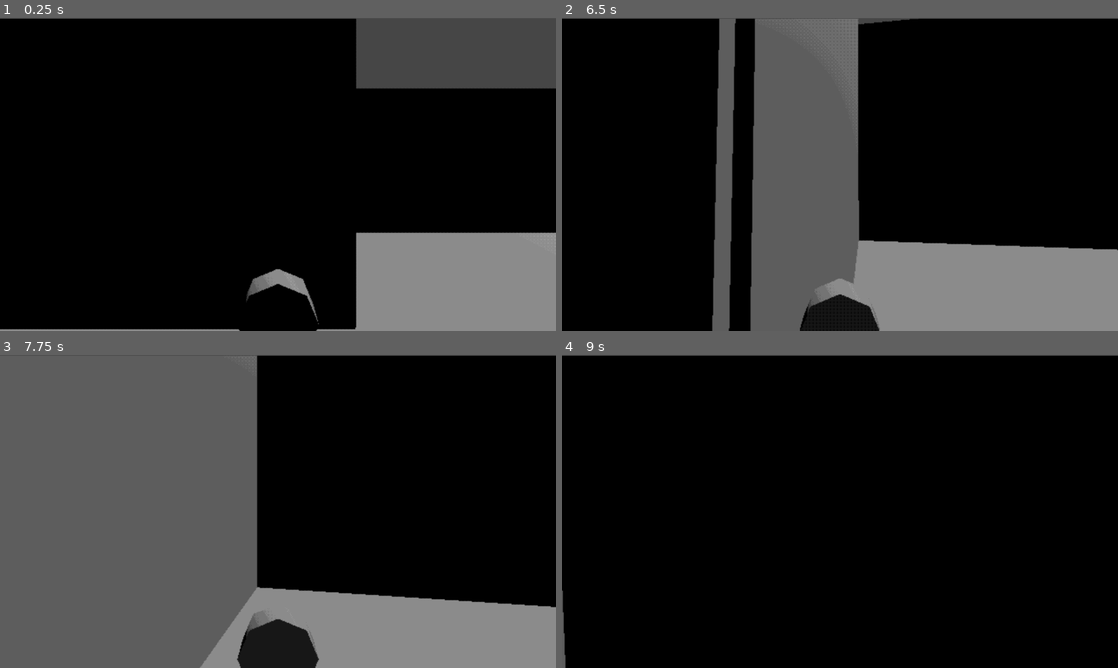
Above: before the commit, frames 1-4 (two rows, left to right).
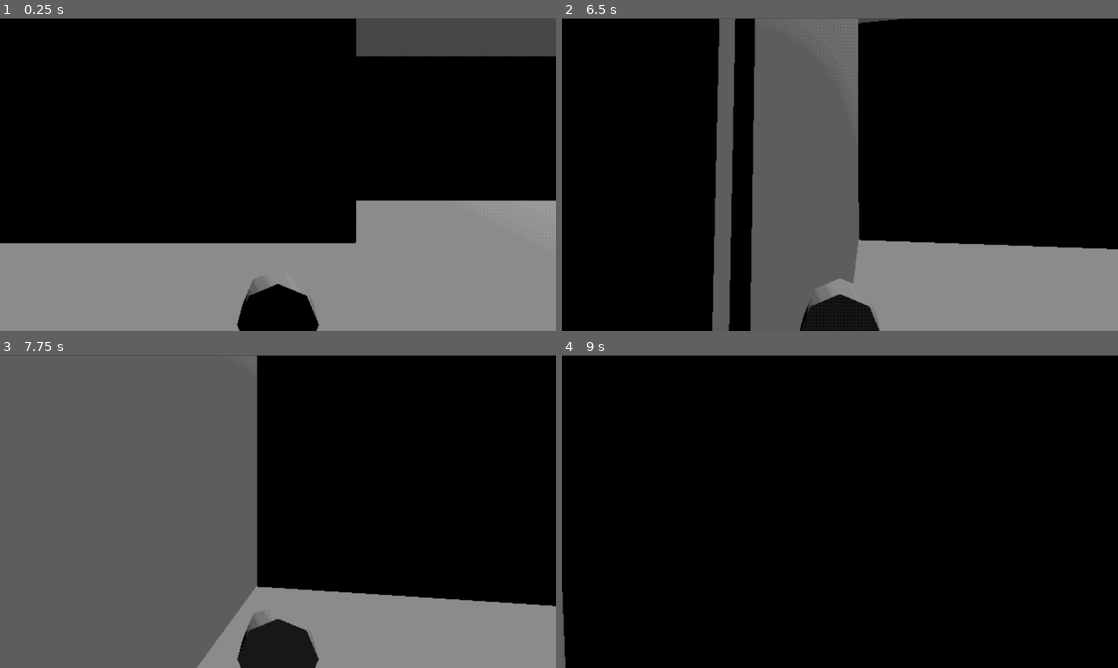
Above: after the commit, the same moments.

Repository: electrp/ggj25
Game: Godot game, scene res://levels/lvl_Room1.tscn
Two runs of this game, one before a commit and one after it. Both use one fixed random seed, a clock stepped at 60 frames per second and the inputs below. This scene is started directly instead of the project's main scene.
Inputs (mouse positions are in pixels of both pictures, inside the frame that each line leads up to):
- Up to frame 1 (0.25 s): no input
- Up to frame 2 (6.5 s): move the mouse to (867, 174) at 0.52 s; press the mouse at (867, 174) at 0.53 s; hold Up (ui_up) 0.53-5.78 s; tap Space (ui_accept) at 0.77, 1.52, 3.02, 3.5, 3.77, 4.25, 4.52, 5, 5.75, 6.02 s; move the mouse to (812, 174) at 1.27 s; release the mouse at (812, 174) at 1.28 s; click (812, 174) at 1.35 s; move the mouse to (851, 168) at 2.02 s; press the mouse at (851, 168) at 2.03 s; tap Enter at 2.75 s; move the mouse to (834, 180) at 2.77 s; release the mouse at (834, 180) at 2.78 s; click (834, 180) at 2.85 s; move the mouse to (878, 177) at 3.52 s; press the mouse at (878, 177) at 3.53 s; move the mouse to (795, 171) at 4.27 s; release the mouse at (795, 171) at 4.28 s; click (795, 171) at 4.35 s; move the mouse to (845, 174) at 5.02 s; press the mouse at (845, 174) at 5.03 s; move the mouse to (817, 168) at 5.77 s; release the mouse at (817, 168) at 5.78 s; hold Right (ui_right) from 5.78 s (still down); click (817, 168) at 5.85 s
- Up to frame 3 (7.75 s): move the mouse to (305, 511) at 6.52 s; release Right (ui_right) at 6.53 s; press the mouse at (305, 511) at 6.53 s; hold Up (ui_up) from 6.53 s (still down); tap Space (ui_accept) at 6.77, 7.52 s; move the mouse to (250, 511) at 7.27 s; release the mouse at (250, 511) at 7.28 s; click (250, 511) at 7.35 s
- Up to frame 4 (9 s): move the mouse to (851, 505) at 8.02 s; press the mouse at (851, 505) at 8.03 s; move the mouse to (834, 517) at 8.77 s; release Up (ui_up) at 8.78 s; release the mouse at (834, 517) at 8.78 s; hold Left (ui_left) from 8.78 s (still down); click (834, 517) at 8.85 s

The runs differ from the first frame. In frame 1, 23% of the frame differs, in the area x 0-100%, y 12-100%; in frame 2, 0.2%; in frame 3, 0.4%; in frame 4, less than 0.1%.

Commit message:
Setup new stuff

Diff:
--- a/ggj25/levels/lvl_Room1.tscn
+++ b/ggj25/levels/lvl_Room1.tscn
@@ -1,9 +1,13 @@
-[gd_scene load_steps=7 format=3 uid="uid://b7kkhjp281kc6"]
+[gd_scene load_steps=12 format=3 uid="uid://b7kkhjp281kc6"]
 
 [ext_resource type="PackedScene" uid="uid://b5logkqgxqaun" path="res://prefabs/pf_Player.tscn" id="1_2lqyt"]
 [ext_resource type="Shader" path="res://assets/shaders/psx.gdshader" id="1_txtqo"]
 [ext_resource type="PackedScene" uid="uid://j4sd65yaxc0i" path="res://prefabs/pf_BubbleSpawner.tscn" id="2_j1ux3"]
+[ext_resource type="PackedScene" uid="uid://divgqk0d2lwlt" path="res://prefabs/pf_Fan.tscn" id="3_43o8t"]
+[ext_resource type="PackedScene" uid="uid://cvtqjhvbijcac" path="res://prefabs/pf_Vent.tscn" id="3_xm7k1"]
+[ext_resource type="PackedScene" uid="uid://blp4ky1vg6all" path="res://assets/models/grate.fbx" id="5_d6it0"]
 [ext_resource type="PackedScene" path="res://prefabs/pf_PauseMenu.tscn" id="5_upi7x"]
+[ext_resource type="PackedScene" uid="uid://dmjmirg3qxamh" path="res://prefabs/pf_Door.tscn" id="6_6pof4"]
 
 [sub_resource type="ShaderMaterial" id="ShaderMaterial_1nht1"]
 shader = ExtResource("1_txtqo")
@@ -14,7 +18,27 @@
 
 [sub_resource type="BoxMesh" id="BoxMesh_kqw4f"]
 
+[sub_resource type="GDScript" id="GDScript_a0aq6"]
+script/source = "extends \"res://scripts/scr_Door.gd\"
+
+
+# Called when the node enters the scene tree for the first time.
+func _ready() -> void:
+	pass # Replace with function body.
+
+
+# Called every frame. 'delta' is the elapsed time since the previous frame.
+func _process(delta: float) -> void:
+	pass
+
+
+func _on_node_3d_bubble_entered() -> void:
+	self.open = true
+	pass # Replace with function body.
+"
+
 [node name="Node3D2" type="Node3D"]
+transform = Transform3D(1, 0, 0, 0, 1, 0, 0, 0, 1, 0.0299072, 0.0289321, -0.00490856)
 
 [node name="SubViewportContainer" type="SubViewportContainer" parent="."]
 material = SubResource("ShaderMaterial_1nht1")
@@ -34,7 +58,7 @@
 render_target_update_mode = 4
 
 [node name="Floor" type="CSGBox3D" parent="SubViewportContainer/SubViewport" groups=["poppable"]]
-transform = Transform3D(100, 0, 0, 0, 1, 0, 0, 0, 100, 0, 0.361331, 0)
+transform = Transform3D(100.099, 0, 0, 0, 1.00099, 0, 0, 0, 100.099, 0.00888634, 0.306467, 0.00823784)
 use_collision = true
 
 [node name="MeshInstance3D" type="MeshInstance3D" parent="SubViewportContainer/SubViewport/Floor"]
@@ -64,13 +88,13 @@
 size = Vector3(0.861328, 1, 1)
 
 [node name="Player" parent="SubViewportContainer/SubViewport" instance=ExtResource("1_2lqyt")]
-transform = Transform3D(1, 0, 0, 0, 1, 0, 0, 0, 1, 3.09027, 4.21921, 0.0133736)
+transform = Transform3D(1, 0, 0, 0, 1, 0, 0, 0, 1, 3.09027, 1.82582, 0.0133736)
 
 [node name="BubbleSpawner" parent="SubViewportContainer/SubViewport" instance=ExtResource("2_j1ux3")]
 transform = Transform3D(-4.37114e-08, -0.130368, -4.37114e-08, 0, -5.69858e-09, 1, -1, 5.69858e-09, 1.91069e-15, 14.4437, 2.25992, 0.852121)
 
 [node name="WallLeft3" type="CSGBox3D" parent="SubViewportContainer/SubViewport" groups=["poppable"]]
-transform = Transform3D(-4.37114e-07, 0, 0.266045, 0, 9.49386, 0, -10, 0, -1.16292e-08, 14.5256, 5.60869, -0.0827174)
+transform = Transform3D(-4.37114e-07, 0, 0.266045, 0, 9.49386, 0, -10, 0, -1.16292e-08, 14.5768, 5.57578, -0.127202)
 use_collision = true
 
 [node name="WallLeft4" type="CSGBox3D" parent="SubViewportContainer/SubViewport" groups=["poppable"]]
@@ -83,4 +107,82 @@
 use_collision = true
 size = Vector3(1.9458, 1, 1)
 
+[node name="WallLeft6" type="CSGBox3D" parent="SubViewportContainer/SubViewport" groups=["poppable"]]
+transform = Transform3D(10, 0, 4.44089e-15, 0, 9.49386, 0, -8.52651e-14, 0, 0.266045, 19.354, 0.753327, 5.0039)
+use_collision = true
+size = Vector3(1, 0.194824, 1)
+
+[node name="grate" parent="SubViewportContainer/SubViewport" instance=ExtResource("5_d6it0")]
+transform = Transform3D(-44.91, 0, 0, 0, 7.835, -1.17933e-07, 0, 6.84957e-07, 1.349, 19.6418, 2.24568, 5.00819)
+
+[node name="Node3D" parent="SubViewportContainer/SubViewport/grate" instance=ExtResource("3_xm7k1")]
+transform = Transform3D(0.155, 0, 0, 0, 0.155, 0, 0, 0, 0.155, 0, 0, 0.014632)
+
+[node name="WallLeft7" type="CSGBox3D" parent="SubViewportContainer/SubViewport" groups=["poppable"]]
+transform = Transform3D(10, 0, 4.44089e-15, 0, 9.49386, 0, -8.52651e-14, 0, 0.266045, 19.368, 4.26172, 4.99417)
+use_collision = true
+size = Vector3(1, 0.304382, 1)
+
+[node name="WallLeft8" type="CSGBox3D" parent="SubViewportContainer/SubViewport" groups=["poppable"]]
+transform = Transform3D(10, 0, 4.44089e-15, 0, 9.49386, 0, -8.52651e-14, 0, 0.266045, 15.3213, 2.53401, 5.0019)
+use_collision = true
+size = Vector3(0.193359, 0.249512, 1)
+
+[node name="WallLeft9" type="CSGBox3D" parent="SubViewportContainer/SubViewport" groups=["poppable"]]
+transform = Transform3D(10, 0, 4.44089e-15, 0, 9.49386, 0, -8.52651e-14, 0, 0.266045, 23.6143, 2.54968, 4.99595)
+use_collision = true
+size = Vector3(0.140503, 0.249512, 1)
+
+[node name="WallRight2" type="CSGBox3D" parent="SubViewportContainer/SubViewport" groups=["poppable"]]
+transform = Transform3D(-27.8161, 0, -2.32584e-08, 0, 9.49386, 0, 2.43176e-06, 0, -0.266045, 13.3907, 5.66307, 5.0806)
+use_collision = true
+size = Vector3(0.072937, 1, 1)
+
+[node name="WallRight3" type="CSGBox3D" parent="SubViewportContainer/SubViewport" groups=["poppable"]]
+transform = Transform3D(-27.8161, 0, -2.32584e-08, 0, 9.49386, 0, 2.43176e-06, 0, -0.266045, 10.7672, 8.18024, 5.0806)
+use_collision = true
+size = Vector3(0.123383, 0.469727, 1)
+
+[node name="PfDoor" parent="SubViewportContainer/SubViewport" instance=ExtResource("6_6pof4")]
+transform = Transform3D(3.103, 4.02844e-07, 0, -2.71273e-07, 4.608, 0, 0, 0, 0.091, 9.21664, 3.42926, 5.21599)
+script = SubResource("GDScript_a0aq6")
+door_time = 1.0
+door_end = Vector3(0, -90, 0)
+
+[node name="WallRight4" type="CSGBox3D" parent="SubViewportContainer/SubViewport" groups=["poppable"]]
+transform = Transform3D(3.64764e-06, 0, -0.266045, 0, 9.49386, 0, 27.8161, 0, 3.48876e-08, 6.97919, 3.40086, 8.59327)
+use_collision = true
+size = Vector3(0.254517, 0.523438, 1)
+
+[node name="WallRight5" type="CSGBox3D" parent="SubViewportContainer/SubViewport" groups=["poppable"]]
+transform = Transform3D(27.8161, 0, 4.65168e-08, 0, 9.49386, 0, -4.86352e-06, 0, 0.266045, 17.101, 3.40086, 11.994)
+use_collision = true
+size = Vector3(0.694366, 0.523438, 1)
+
+[node name="WallRight6" type="CSGBox3D" parent="SubViewportContainer/SubViewport" groups=["poppable"]]
+transform = Transform3D(27.8161, 0, 4.65168e-08, 0, 9.49386, 0, -4.86352e-06, 0, 0.266045, 38.5825, 3.40086, 11.994)
+use_collision = true
+size = Vector3(0.443375, 0.523438, 1)
+
+[node name="WallRight7" type="CSGBox3D" parent="SubViewportContainer/SubViewport" groups=["poppable"]]
+transform = Transform3D(27.8161, 0, 4.65168e-08, 0, 9.49386, 0, -4.86352e-06, 0, 0.266045, 30.1662, 1.42143, 11.994)
+use_collision = true
+size = Vector3(0.443375, 0.106445, 1)
+
+[node name="WallRight8" type="CSGBox3D" parent="SubViewportContainer/SubViewport" groups=["poppable"]]
+transform = Transform3D(27.8161, 0, 4.65168e-08, 0, 9.49386, 0, -4.86352e-06, 0, 0.266045, 30.1662, 5.39309, 11.994)
+use_collision = true
+size = Vector3(0.443375, 0.12207, 1)
+
+[node name="WallRight9" type="CSGBox3D" parent="SubViewportContainer/SubViewport" groups=["poppable"]]
+transform = Transform3D(27.8161, 0, 4.65168e-08, 0, 9.49386, 0, -4.86352e-06, 0, 0.266045, 34.5657, 3.33828, 5.84344)
+use_collision = true
+size = Vector3(0.732182, 0.536621, 1)
+
+[node name="Fan" parent="SubViewportContainer/SubViewport" instance=ExtResource("3_43o8t")]
+transform = Transform3D(5.59327, 0, 5.44118e-07, 0, -3.61953, 0, 4.88979e-07, 0, -6.22399, 29.5719, 3.04644, 12.1947)
+power = 0.05
+
 [node name="PauseMenu" parent="." instance=ExtResource("5_upi7x")]
+
+[connection signal="bubble_entered" from="SubViewportContainer/SubViewport/grate/Node3D" to="SubViewportContainer/SubViewport/PfDoor" method="_on_node_3d_bubble_entered"]
--- a/ggj25/prefabs/pf_Bubble.tscn
+++ b/ggj25/prefabs/pf_Bubble.tscn
@@ -17,6 +17,7 @@
 	pass
 
 func _on_body_entered(body: Node) -> void:
+	print(\"bubble popped on \", body.name)
 	self.queue_free();
 	pass # Replace with function body.
 "
--- /dev/null
+++ b/ggj25/prefabs/pf_Door.tscn
@@ -0,0 +1,23 @@
+[gd_scene load_steps=4 format=3 uid="uid://dmjmirg3qxamh"]
+
+[ext_resource type="Script" path="res://scripts/scr_Door.gd" id="1_yugjp"]
+
+[sub_resource type="BoxMesh" id="BoxMesh_kts2n"]
+
+[sub_resource type="BoxShape3D" id="BoxShape3D_aawdx"]
+
+[node name="PfDoor" type="Node3D"]
+transform = Transform3D(1, 0, 0, 0, 1, 0, 0, 0, 1, -0.00707412, 0, 0.000481844)
+script = ExtResource("1_yugjp")
+
+[node name="MeshInstance3D" type="MeshInstance3D" parent="."]
+transform = Transform3D(1, 0, 0, 0, 1, 0, 0, 0, 1, 0.5, 0, 0)
+mesh = SubResource("BoxMesh_kts2n")
+
+[node name="RigidBody3D" type="RigidBody3D" parent="." groups=["poppable"]]
+transform = Transform3D(1, 0, 0, 0, 1, 0, 0, 0, 1, 0.5, 0, 0)
+collision_layer = 3
+collision_mask = 3
+
+[node name="CollisionShape3D" type="CollisionShape3D" parent="RigidBody3D"]
+shape = SubResource("BoxShape3D_aawdx")
--- a/ggj25/prefabs/pf_Vent.tscn
+++ b/ggj25/prefabs/pf_Vent.tscn
@@ -1,16 +1,8 @@
-[gd_scene load_steps=6 format=3 uid="uid://cvtqjhvbijcac"]
+[gd_scene load_steps=3 format=3 uid="uid://cvtqjhvbijcac"]
 
 [ext_resource type="Script" path="res://scripts/scr_BubbleDetector.gd" id="1_h8h2f"]
-[ext_resource type="Shader" path="res://assets/shaders/pf_Vent.gdshader" id="2_e4gl5"]
 
 [sub_resource type="BoxShape3D" id="BoxShape3D_iaa0c"]
-
-[sub_resource type="ShaderMaterial" id="ShaderMaterial_vkvne"]
-render_priority = 0
-shader = ExtResource("2_e4gl5")
-
-[sub_resource type="BoxMesh" id="BoxMesh_o1htn"]
-material = SubResource("ShaderMaterial_vkvne")
 
 [node name="PfVent" type="Area3D"]
 collision_mask = 3
@@ -19,8 +11,4 @@
 [node name="CollisionShape3D" type="CollisionShape3D" parent="."]
 shape = SubResource("BoxShape3D_iaa0c")
 
-[node name="MeshInstance3D" type="MeshInstance3D" parent="."]
-layers = 3
-mesh = SubResource("BoxMesh_o1htn")
-
 [connection signal="body_entered" from="." to="." method="_on_body_entered"]
--- a/ggj25/scripts/scr_BubbleDetector.gd
+++ b/ggj25/scripts/scr_BubbleDetector.gd
@@ -15,4 +15,5 @@
 func _on_body_entered(body: Node3D) -> void:
 	if(body.name == "Bubble"):
 		bubble_entered.emit()
+	print(body.name)
 	pass # Replace with function body.
--- /dev/null
+++ b/ggj25/scripts/scr_Door.gd
@@ -0,0 +1,27 @@
+extends Node3D
+
+@export var door_time: float
+@export var open: bool
+@export var door_end: Vector3
+var current_t: float = 0
+var door_start: Vector3
+
+# Called when the node enters the scene tree for the first time.
+func _ready() -> void:
+	door_start = self.rotation
+	pass # Replace with function body.
+
+
+# Called every frame. 'delta' is the elapsed time since the previous frame.
+func _physics_process(delta: float) -> void:
+	if(open):
+		current_t += delta / door_time
+	else:
+		current_t -= delta / door_time
+
+	current_t = clamp(current_t, 0, 1)
+
+	var rads: Vector3 = door_end / 180 * PI
+
+	self.rotation = lerp(door_start, rads + door_start, current_t)
+	pass
Binary file added: ggj25/assets/models/grate.fbx
Not shown, added: ggj25/assets/models/grate.fbx.import
Not shown, added: models/grate.mb
